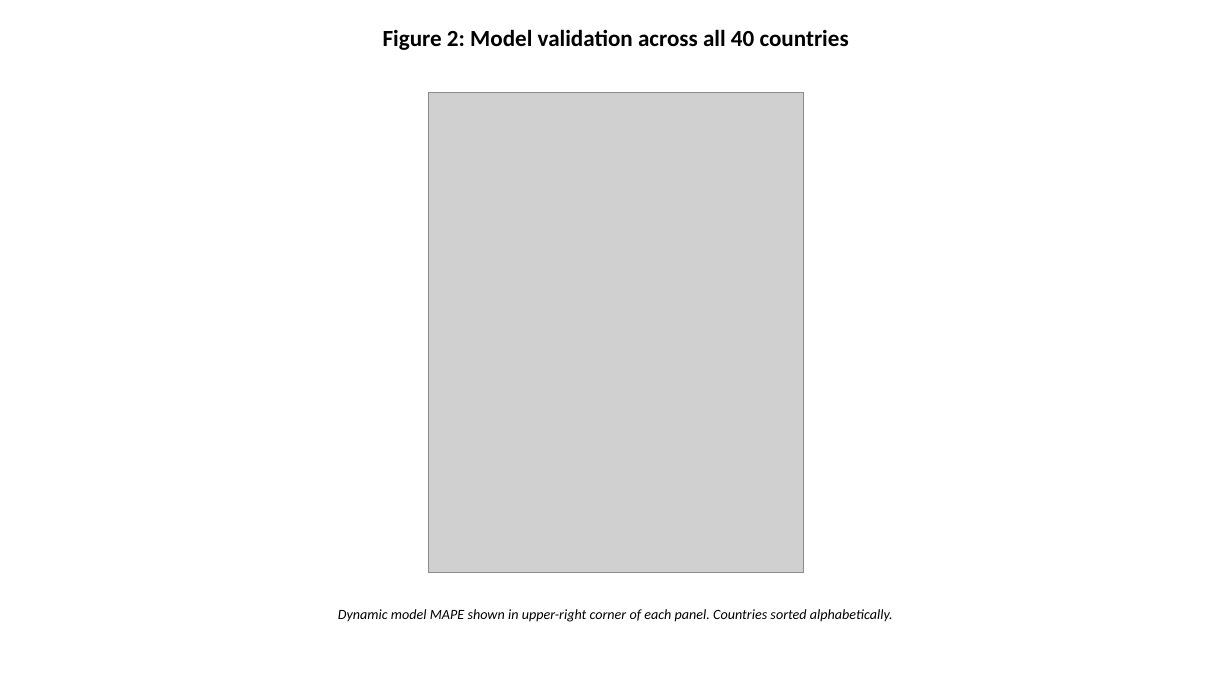
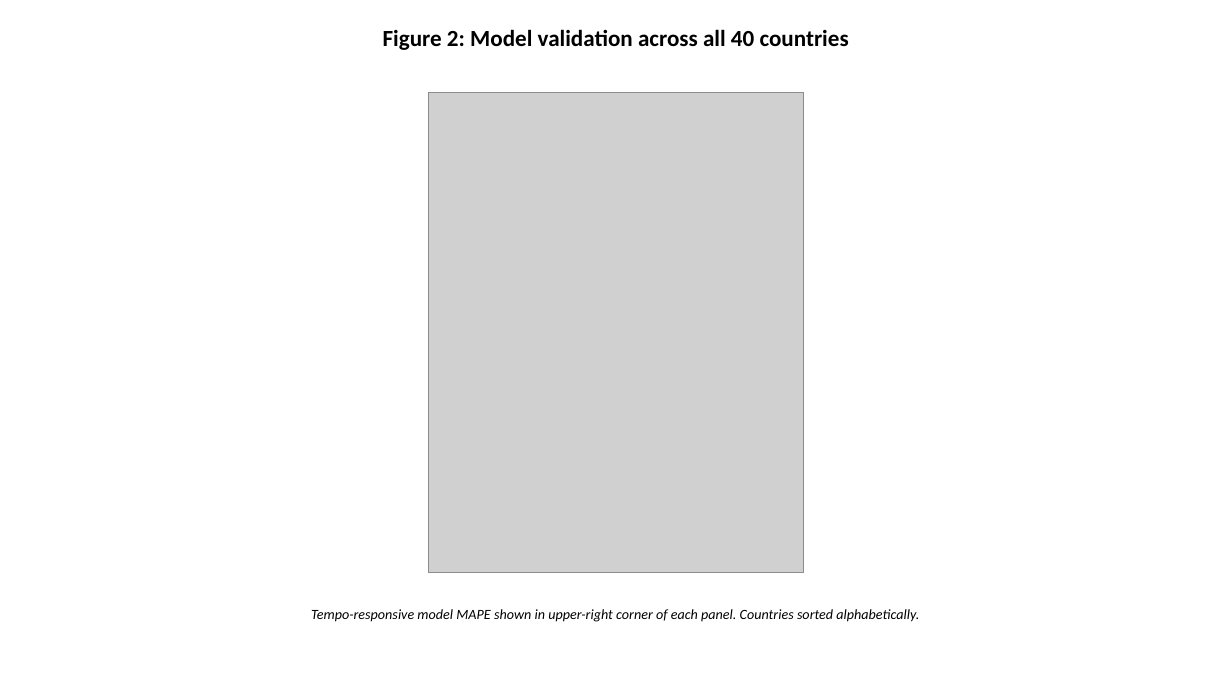
Before and after one commit to bougtoir/kotha-rct-decomposition, a slide deck: slide 2 of tempo-effect-paper/manuscripts/PopStudies_Figures_EN.pptx. Drawn at 1232x693 pixels with LibreOffice and Linux fonts; fonts in the diff are those of the drawing; grey boxes stand for pictures. Boxes give left, top, right and bottom in pixels: in the first picture for what was removed or moved away, otherwise in the second. Text is boxed around its words. In the diff, an @@ line names an element or a change of style, - is before the commit and + after.

```diff
--- a/tempo-effect-paper/manuscripts/PopStudies_Figures_EN.pptx
+++ b/tempo-effect-paper/manuscripts/PopStudies_Figures_EN.pptx
@@ text at (311, 609, 919, 622): text changed @@
-Dynamic model MAPE shown in upper-right corner of each panel. Countries sorted alphabetically.
+Tempo-responsive model MAPE shown in upper-right corner of each panel. Countries sorted alphabetically.
```
Also in this commit, not shown: 3 other slides changed, 5 other files.
